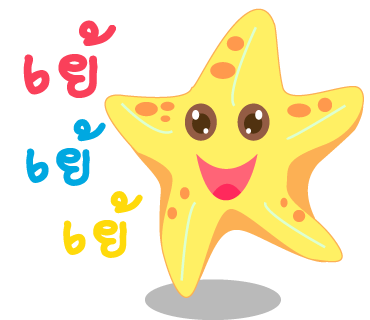
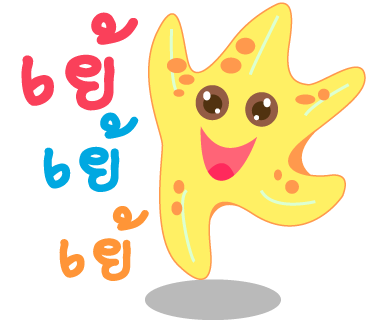
Two versions of the same layered image (370x320). Layer-by-layer changes:
painted on "เย้" (1st of 3) over [59, 191, 149, 281]
painted on "เย้" (2nd of 3) over [26, 112, 139, 192]
painted on "เย้" (3rd of 3) over [21, 12, 138, 111]
painted on "Vector Smart Object" (1st of 2) over [104, 2, 366, 298]
